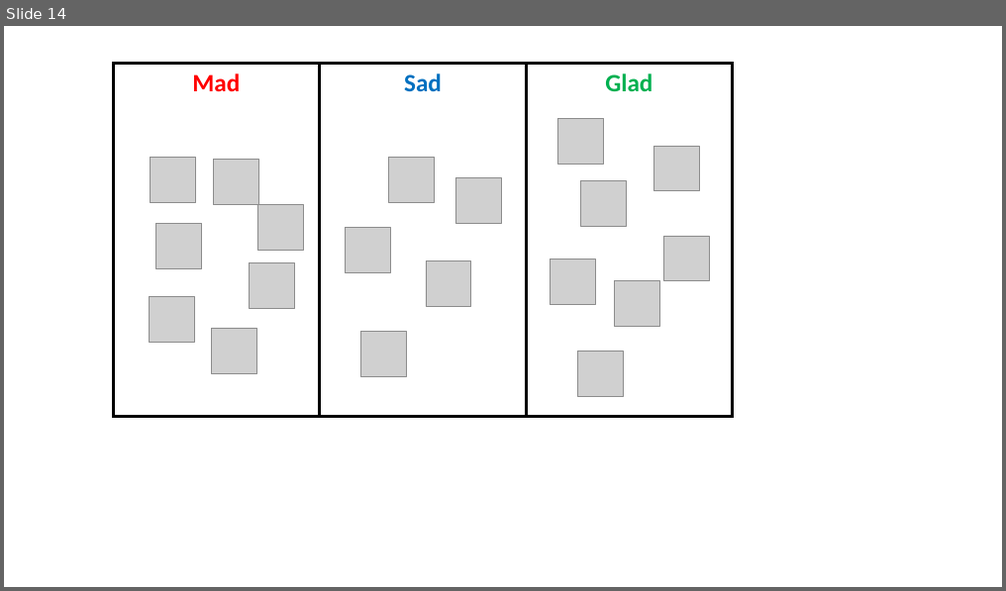
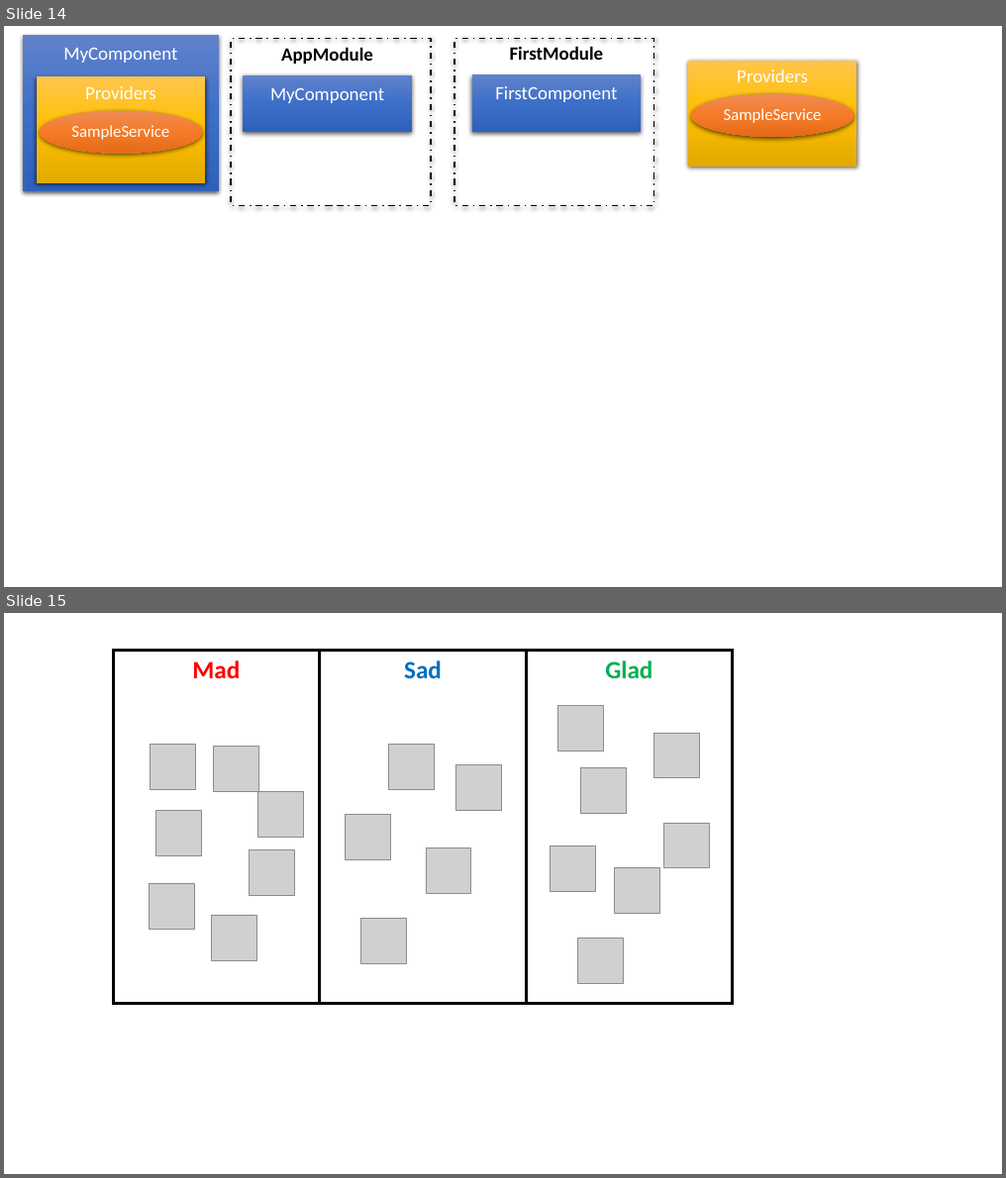
Before and after one commit to johnwu1114/blog-johnwu-cc, a slide deck: source/_assets/Blog動畫.pptx. Shown one above the other, each under a label of ours: slide 14 before the commit, slides 14 and 15 after it. The pictures are 1006x591 and 1006x1178 pixels, drawn with LibreOffice and Linux fonts; fonts in the diff are those of the drawing; grey boxes stand for pictures. Boxes give left, top, right and bottom in pixels: in the first picture for what was removed or moved away, otherwise in the second. Text is boxed around its words. In the diff, an @@ line names an element or a change of style, - is before the commit and + after.

```diff
--- a/source/_assets/Blog動畫.pptx
+++ b/source/_assets/Blog動畫.pptx
@@ slide 14 added at (4,26,1002,587), background #FFFFFF @@
@@ rectangle added at (23,35,219,190), fill gradient #6183CB to #3E70CA to #3062BB @@
@@ text added at (63,48,177,63), 18 pt, text #FFFFFF @@
+MyComponent
@@ rectangle added at (231,38,431,205), outline #000000 1.5 pt dashed @@
@@ text added at (281,47,373,64), 18 pt, text #000000, bold @@
+AppModule
@@ rectangle added at (454,38,654,205), outline #000000 1.5 pt dashed @@
@@ text added at (510,46,604,60), 18 pt, text #000000, bold @@
+FirstModule
@@ rectangle added at (37,76,205,183), fill gradient #FFC64B to #FFC000 to #E3AB00 @@
@@ rectangle added at (243,76,412,132), fill gradient #6183CB to #3E70CA to #3062BB @@
@@ rectangle added at (472,75,642,132), fill gradient #6183CB to #3E70CA to #3062BB @@
@@ rectangle added at (688,61,857,167), fill gradient #FFC64B to #FFC000 to #E3AB00 @@
@@ text added at (737,70,808,82), 18 pt, text #FFFFFF @@
+Providers
@@ ellipse added at (40,110,202,154), fill gradient #F18C57 to #F67B28 to #E56C19, 16 pt, text #FFFFFF @@
+SampleService
@@ text added at (85,86,156,99), 18 pt, text #FFFFFF @@
+Providers
@@ text added at (270,87,384,103), 18 pt, text #FFFFFF @@
+MyComponent
@@ text added at (495,86,617,102), 18 pt, text #FFFFFF @@
+FirstComponent
@@ ellipse added at (691,94,853,137), fill gradient #F18C57 to #F67B28 to #E56C19, 16 pt, text #FFFFFF @@
+SampleService
@@ what was slide 14 is now slide 15 @@
```
Also in this commit, not shown: 5 other files.
